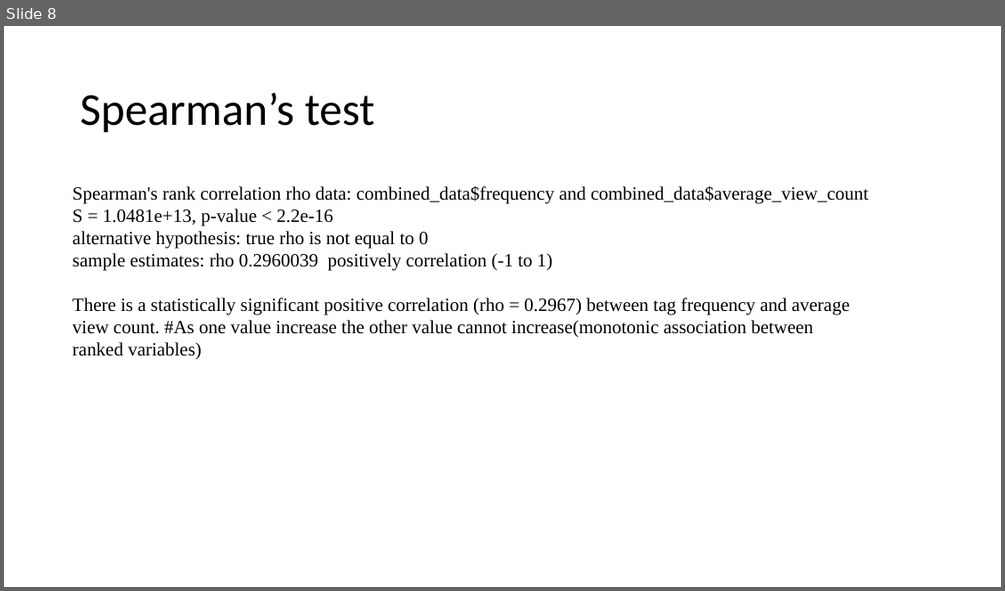
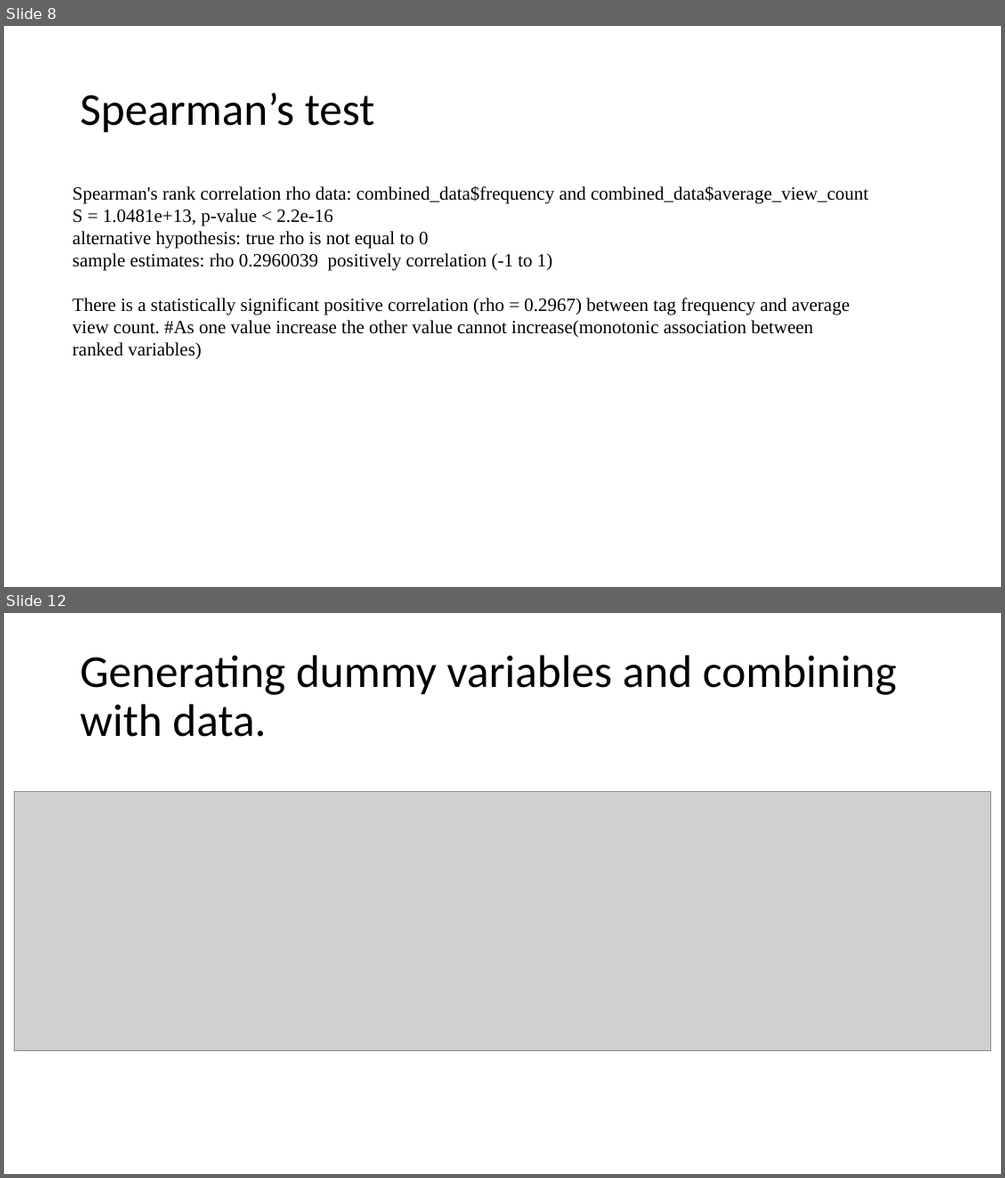
Before and after one commit to KaushalGuragai/Kguragain_R_Project, a slide deck: R Project.pptx. Shown one above the other, each under a label of ours: slide 8 before the commit, slides 8 and 12 after it; the slides between them are not shown. The pictures are 1005x591 and 1005x1178 pixels, drawn with LibreOffice and Linux fonts; fonts in the diff are those of the drawing; grey boxes stand for pictures. Boxes give left, top, right and bottom in pixels: in the first picture for what was removed or moved away, otherwise in the second. Text is boxed around its words. In the diff, an @@ line names an element or a change of style, - is before the commit and + after.

Commit message:
presentation files changed screenshots added

```diff
--- a/R Project.pptx
+++ b/R Project.pptx
@@ slide 12 added at [4,613,1001,1174], background #FFFFFF @@
@@ title added at [80,655,897,737], 44 pt, text #000000 @@
+Generating dummy variables and combining with data.
@@ picture added at [15,792,990,1051] @@
```
Also in this commit, not shown: 2 slides changed, 6 other slides added, 1 slide removed, 8 other files.
